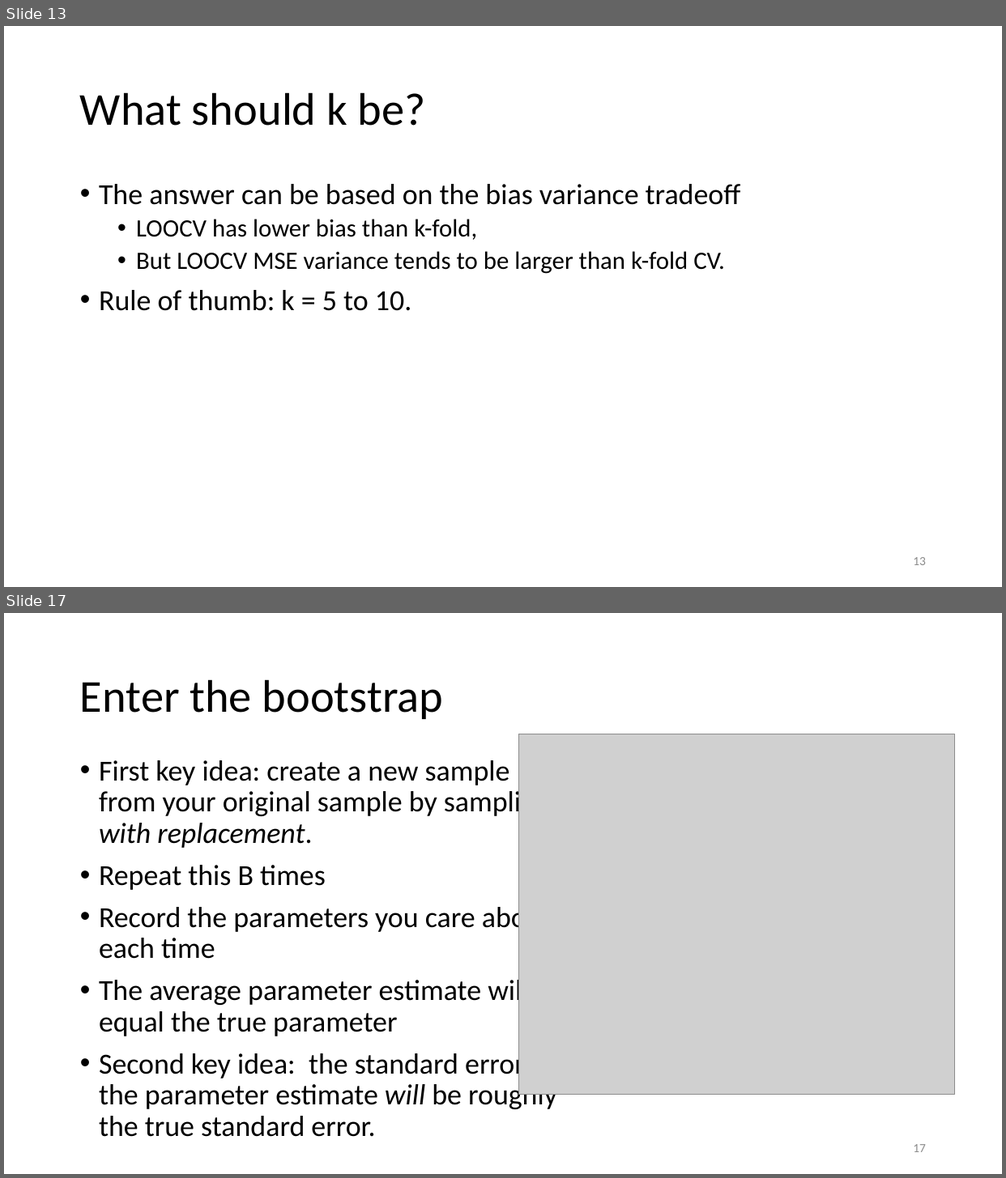
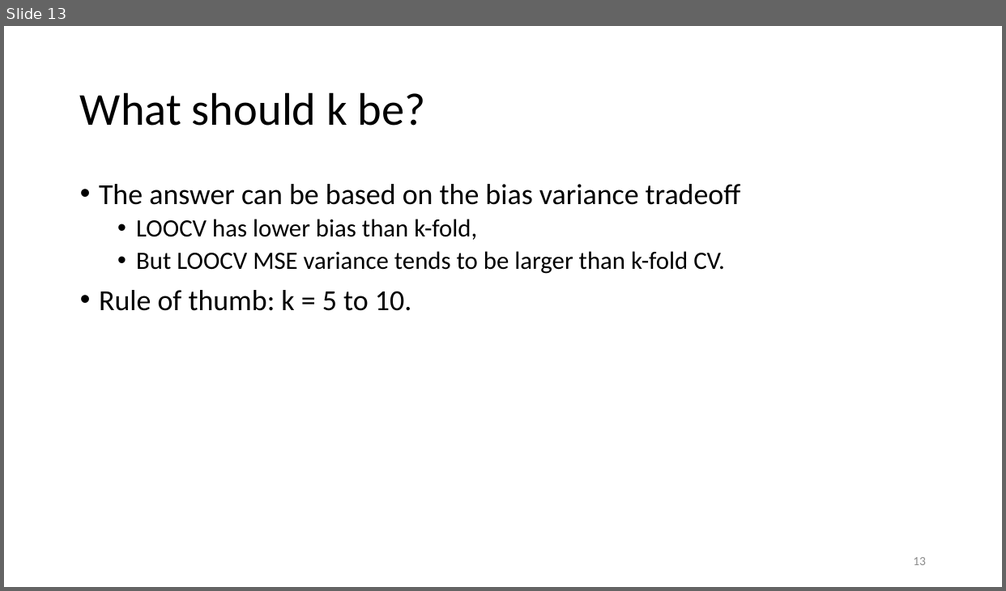
Before and after one commit to joshasuncion/ER-190C, a slide deck: lecture/Lecture 18 October 23/18 resampling.pptx. Shown one above the other, each under a label of ours: slides 13 and 17 before the commit, slide 13 after it; the slides between them are not shown. The pictures are 1006x1178 and 1006x591 pixels, drawn with LibreOffice and Linux fonts; fonts in the diff are those of the drawing; grey boxes stand for pictures. Boxes give left, top, right and bottom in pixels: in the first picture for what was removed or moved away, otherwise in the second. Text is boxed around its words. In the diff, an @@ line names an element or a change of style, - is before the commit and + after.

```diff
--- a/lecture/Lecture 18 October 23/18 resampling.pptx
+++ b/lecture/Lecture 18 October 23/18 resampling.pptx
@@ slide 17 removed at <box>4,613,1002,1174</box>, background #FFFFFF @@
@@ title removed at <box>80,679,444,719</box> @@
-Enter the bootstrap
@@ picture removed at <box>519,735,956,1095</box> @@
@@ text removed at <box>99,760,557,1137</box> @@
-• First key idea: create a new sample from your original sample by sampling with replacement.
-• Repeat this B times
-• Record the parameters you care about each time
-• The average parameter estimate will equal the true parameter
-• Second key idea: the standard error of the parameter estimate will be roughly the true standard error.
@@ page number removed at <box>913,1144,926,1152</box> @@
-17
```
Also in this commit, not shown: 1 slide changed, 4 other slides removed, 2 other files.
